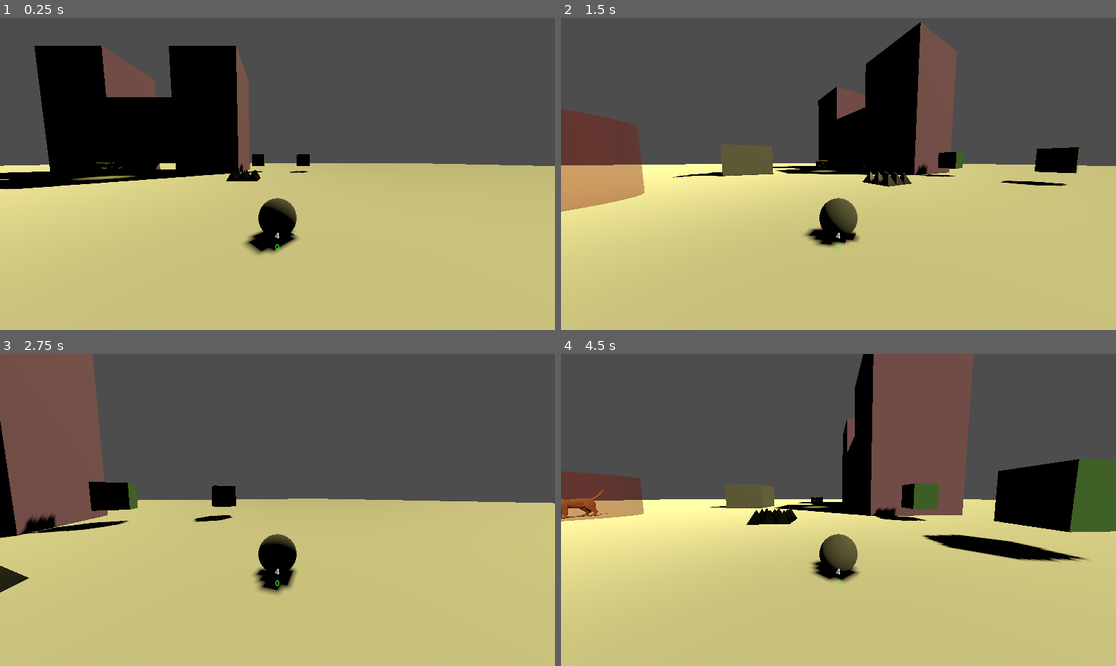
Above: before the commit, frames 1-4 (two rows, left to right).
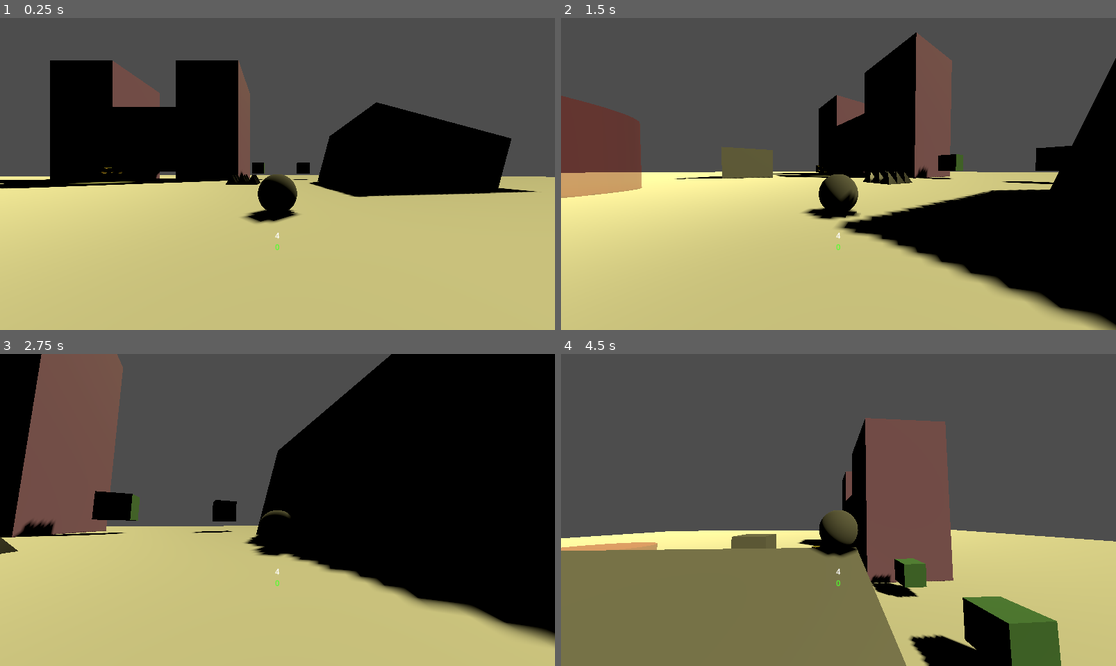
Above: after the commit, the same moments.

Repository: jcxldxr816/catNMouseTest
Game: Godot game, scene res://scenes/environment.tscn
Two runs of this game, one before a commit and one after it. Both use one fixed random seed, a clock stepped at 60 frames per second and the inputs below. The project has no main scene, so this scene is started directly.
Inputs (mouse positions are in pixels of both pictures, inside the frame that each line leads up to):
- Up to frame 1 (0.25 s): no input
- Up to frame 2 (1.5 s): move the mouse to (866, 174) at 0.52 s; hold Shift (shift) 0.53-1.28 s; hold W (forward) from 0.53 s (still down); tap Space (jump) at 0.77 s; move the mouse to (810, 174) at 1.27 s; tap Tab (switch) at 1.35 s
- Up to frame 3 (2.75 s): keep holding W (forward); tap Space (jump) at 1.52 s; move the mouse to (288, 503) at 2.02 s; hold Shift (shift) from 2.03 s (still down)
- Up to frame 4 (4.5 s): keep holding W (forward); move the mouse to (832, 516) at 2.77 s; release Shift (shift) at 2.78 s; tap Tab (switch) at 2.85, 4.35 s; tap Space (jump) at 3.02, 3.77 s; move the mouse to (877, 513) at 3.52 s; hold Shift (shift) 3.53-4.28 s; move the mouse to (794, 506) at 4.27 s

The runs differ from the first frame. In frame 1, 14% of the frame differs, in the area x 0-100%, y 8-76%; in frame 2, 21%; in frame 3, 45%; in frame 4, 51%, in the area x 0-100%, y 0-100%.

Commit message:
Tweaked the camera
Want to work on sloped movement next, hence the new rotated cube

Diff:
--- a/scenes/cat.tscn
+++ b/scenes/cat.tscn
@@ -37,7 +37,7 @@
 spring_length = 2.0
 
 [node name="Camera3D" type="Camera3D" parent="Pivot/SpringArm3D"]
-transform = Transform3D(1, -1.13133e-08, -1.48943e-09, 1.13133e-08, 0.965926, 0.258819, -1.48943e-09, -0.258819, 0.965926, 0, 0, 2)
+transform = Transform3D(1, 0, 0, 0, 1, 0, 0, 0, 1, 0, 0, 2)
 fov = 90.0
 
 [node name="jumpLocation" type="MeshInstance3D" parent="."]
--- a/scenes/environment.tscn
+++ b/scenes/environment.tscn
@@ -40,6 +40,10 @@
 
 [sub_resource type="QuadMesh" id="QuadMesh_8geqe"]
 size = Vector2(2, 3.5)
+
+[sub_resource type="BoxMesh" id="BoxMesh_fbqyy"]
+
+[sub_resource type="BoxShape3D" id="BoxShape3D_is42o"]
 
 [node name="Environment" type="Node"]
 script = ExtResource("1_8ewvv")
@@ -230,6 +234,16 @@
 [node name="health2" parent="." instance=ExtResource("6_cypi6")]
 transform = Transform3D(1, 0, 0, 0, 1, 0, 0, 0, 1, 6, 1, 4)
 
+[node name="slopedWall" type="StaticBody3D" parent="."]
+transform = Transform3D(5, 0, 0, 0, 4.82963, -1.2941, 0, 1.2941, 4.82963, 0, 0, 7)
+collision_mask = 16
+
+[node name="MeshInstance3D" type="MeshInstance3D" parent="slopedWall"]
+mesh = SubResource("BoxMesh_fbqyy")
+
+[node name="CollisionShape3D" type="CollisionShape3D" parent="slopedWall"]
+shape = SubResource("BoxShape3D_is42o")
+
 [connection signal="body_entered" from="cheese/cheeseArea3D" to="." method="_on_cheese_area_3d_body_entered"]
 [connection signal="body_entered" from="catEntryArea" to="." method="_on_cat_entry_area_body_entered"]
 [connection signal="body_exited" from="catEntryArea" to="." method="_on_cat_entry_area_body_exited"]
--- a/scenes/mouse.tscn
+++ b/scenes/mouse.tscn
@@ -33,11 +33,11 @@
 transform = Transform3D(1, 0, -1.06581e-14, 0, 1, 0, 1.06581e-14, 0, 1, 0, 0, 0)
 
 [node name="SpringArm3D" type="SpringArm3D" parent="Pivot"]
-transform = Transform3D(-4.37114e-08, 0, -1, 0, 1, 0, 1, 0, -4.37114e-08, 0, 1, 0)
+transform = Transform3D(-4.37114e-08, 0, -1, 0, 1, 0, 1, 0, -4.37114e-08, 0, 0.5, 0)
 spring_length = 2.0
 
 [node name="Camera3D" type="Camera3D" parent="Pivot/SpringArm3D"]
-transform = Transform3D(1, 0, 0, 0, 0.996195, 0.0871557, 0, -0.0871557, 0.996195, 0, 0, 2)
+transform = Transform3D(1, 0, 0, 0, 1, 0, 0, 0, 1, 0, 0, 2)
 fov = 90.0
 
 [node name="facingCheck" type="Area3D" parent="."]
--- a/scripts/cat.gd
+++ b/scripts/cat.gd
@@ -12,13 +12,14 @@
 
 func _ready():
 	Input.mouse_mode = Input.MOUSE_MODE_CAPTURED
+	#set_floor_max_angle(deg_to_rad(15))
 
 func _input(event):
 	if event is InputEventMouseMotion:
 		rotate_y(deg_to_rad((-event.relative.x * DEFAULT_SENSITIVITY)))
 
-		$Pivot.rotate_x(deg_to_rad(event.relative.y * DEFAULT_SENSITIVITY))
-		$Pivot.rotation.x = clamp($Pivot.rotation.x, deg_to_rad(-90), deg_to_rad(45))
+		$Pivot.rotate_x(deg_to_rad(event.relative.y * DEFAULT_SENSITIVITY * .5))
+		$Pivot.rotation.z = clamp($Pivot.rotation.z, deg_to_rad(-45), deg_to_rad(45))
 
 func _physics_process(delta):
 	_climbing(6)
--- a/scripts/mouse.gd
+++ b/scripts/mouse.gd
@@ -11,6 +11,9 @@
 func _input(event):
 	if event is InputEventMouseMotion:
 		rotate_y(deg_to_rad((-event.relative.x * DEFAULT_SENSITIVITY)))
+
+		$Pivot.rotate_z(-deg_to_rad(event.relative.y * DEFAULT_SENSITIVITY * .5))
+		$Pivot.rotation.z = clamp($Pivot.rotation.z, deg_to_rad(-45), deg_to_rad(45))
 
 func _physics_process(delta):
 	_climbing(3)
Not shown: 1 places in scenes/environment.tscn that only renumber resources
